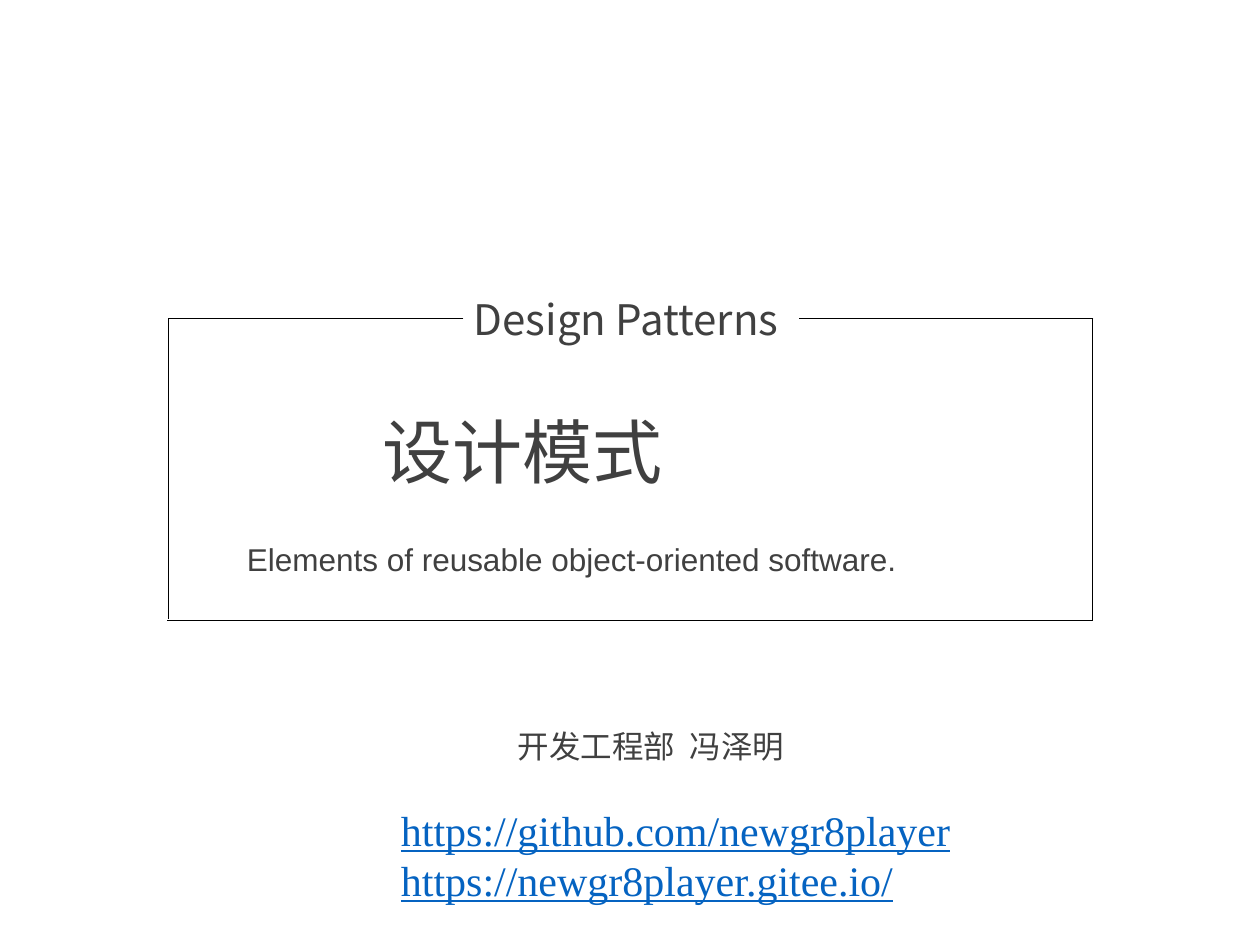
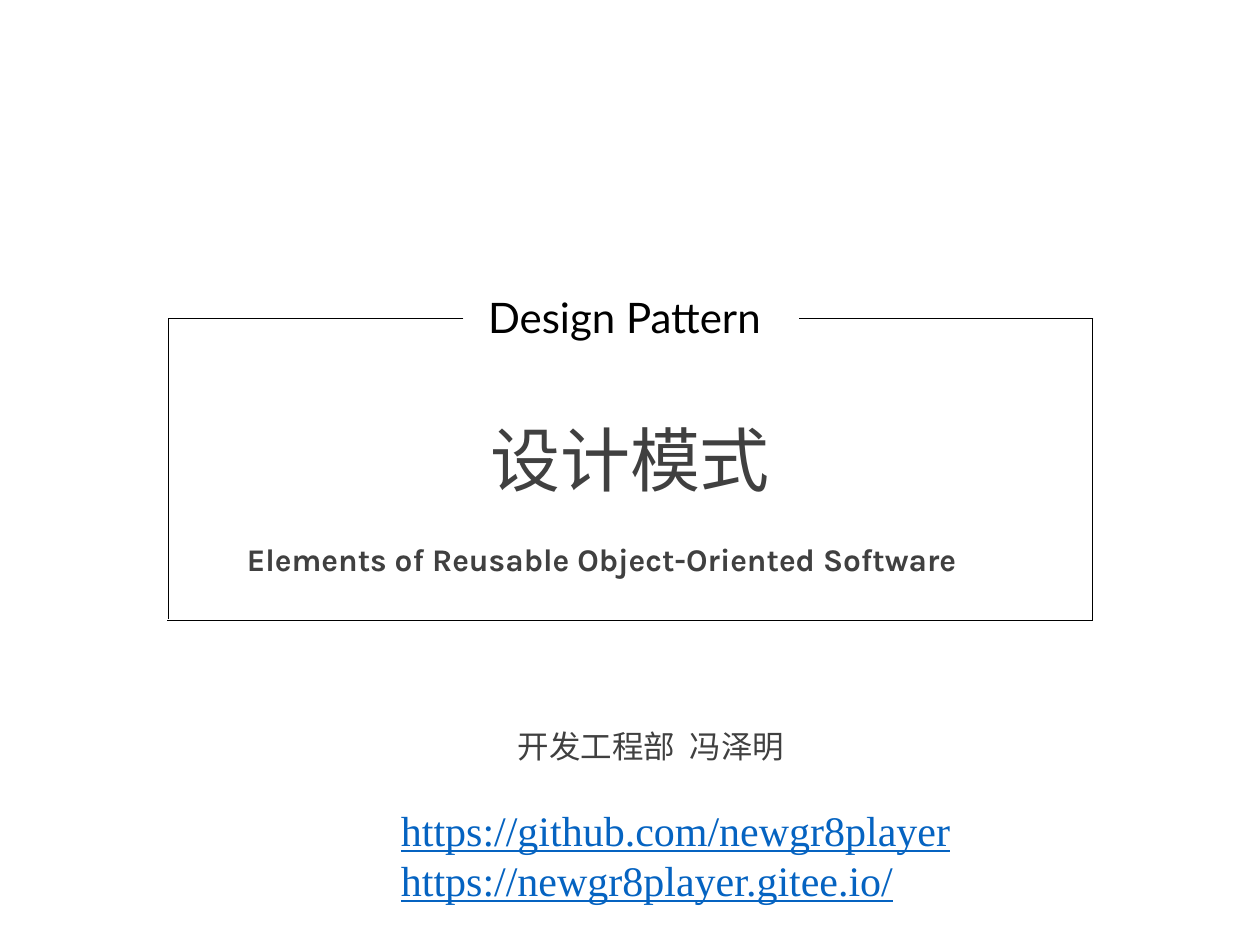
Before and after one commit to NewGr8Player/My-PPT, a slide deck: slide 1 of Design pattern/23种设计模式详解.pptx. Drawn at 1260x945 pixels with LibreOffice and Linux fonts; fonts in the diff are those of the drawing. Boxes give left, top, right and bottom in pixels: in the first picture for what was removed or moved away, otherwise in the second. Text is boxed around its words. In the diff, an @@ line names an element or a change of style, - is before the commit and + after.

```diff
--- a/Design pattern/23种设计模式详解.pptx
+++ b/Design pattern/23种设计模式详解.pptx
@@ text at (488,302,761,341): text changed; font Noto Sans CJK KR to Lato; text colour #404040 to #000000 @@
-Design Patterns
+Design Pattern
@@ title "设计模式": place and size @@
-title "设计模式" at (383,419,663,484)
+title "设计模式" at (490,427,770,492)
@@ title "设计模式" at (490,427,770,492): alignment justified to centre @@
@@ subtitle at (247,548,956,579): text changed; font Arial to Karla; bold on @@
-Elements of reusable object-oriented software.
+Elements of Reusable Object-Oriented Software
```
Also in this commit, not shown: 9 slides added, 1 other file.
